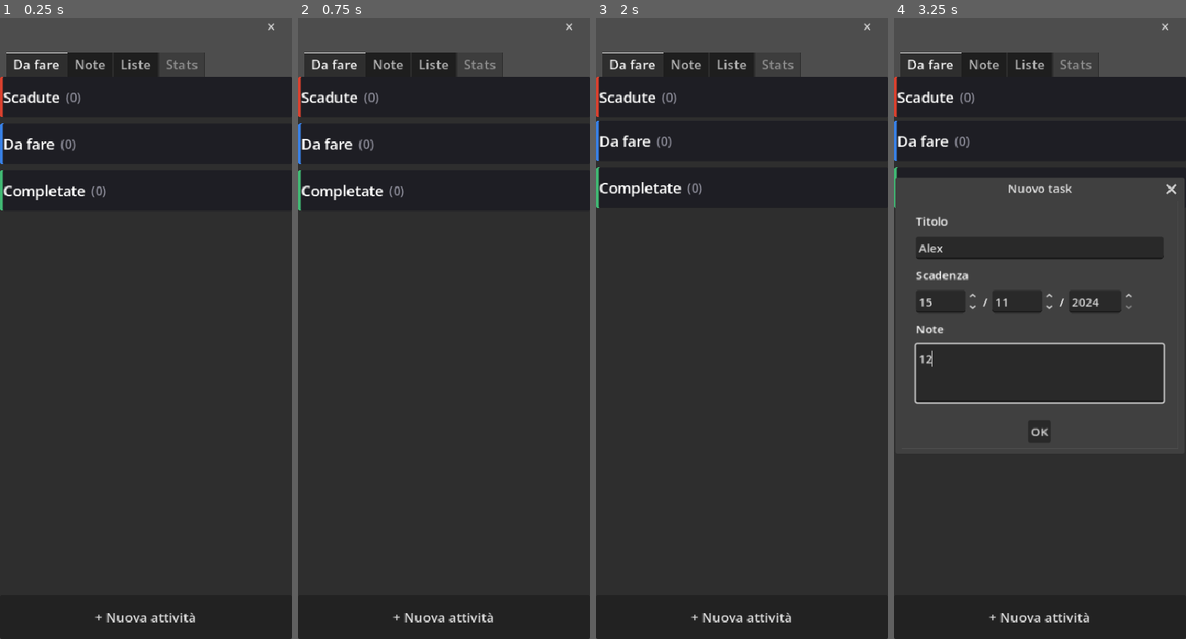
Above: before the commit, frames 1-4 (left to right).
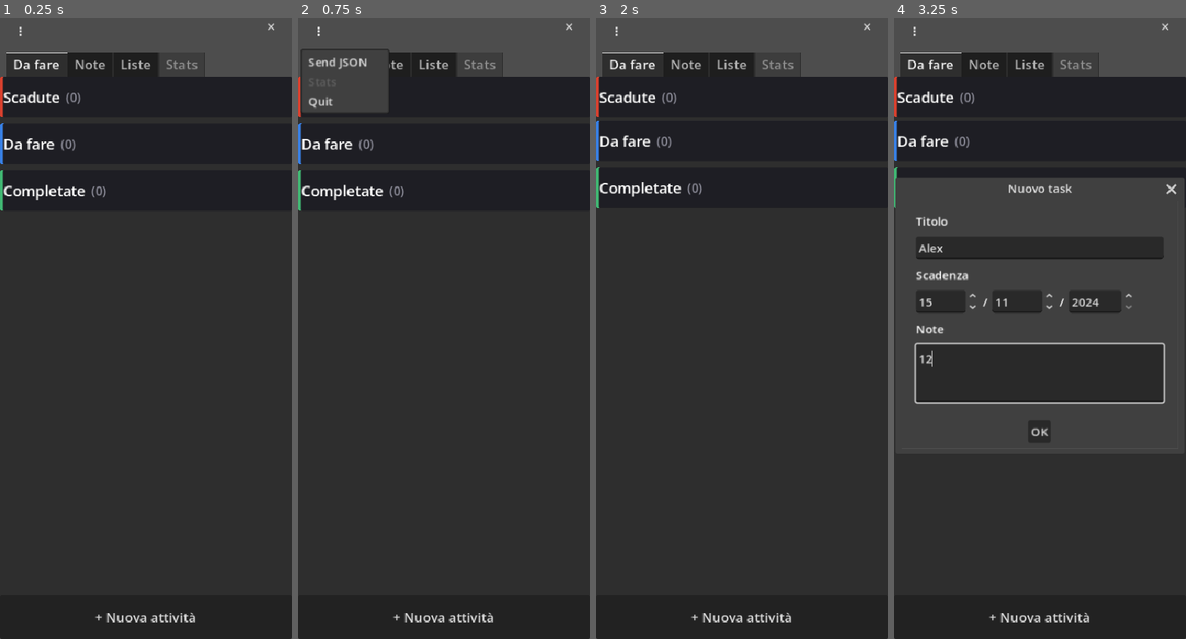
Above: after the commit, the same moments.

Repository: 1110sillabo/todo_gsd
Game: Godot game, scene res://src/ui/main_scene.tscn
Two runs of this game, one before a commit and one after it. Both use one fixed random seed, a clock stepped at 60 frames per second and the inputs below.
Inputs (mouse positions are in pixels of both pictures, inside the frame that each line leads up to):
- Up to frame 1 (0.25 s): no input
- Up to frame 2 (0.75 s): click (318, 30) at 0.5 s, where only the run after the commit has a clickable "⋮"
- Up to frame 3 (2 s): click (742, 98) at 1.27 s
- Up to frame 4 (3.25 s): click "+ Nuova attività" at 2 s; click (1040, 247) at 2.77 s; type "Alex" at 2.85 s; click (1040, 371) at 3 s; type "12" at 3.08 s

The runs differ from the first frame. In frame 1, less than 0.1% of the frame differs, in the area x 6-8%, y 1-3%; in frame 2, 2.3%, in the area x 0-32%, y 1-16%; in frame 3, less than 0.1%; in frame 4, less than 0.1%.

Commit message:
feat(05): add ⋮ menu with JSON export to Downloads
- Add MenuButton node to main_scene.tscn (top-left, before ExitButton)
- Implement _export_json(), _on_menu_id_pressed(), _unix_to_iso(), _show_dialog() in main_scene.gd
- PopupMenu: Send JSON, Stats (disabled), Quit
- Writes todo_export.json to Downloads (Android) or user_data (desktop)
- Italian-language AcceptDialog confirms save path
- Enable WRITE_EXTERNAL_STORAGE in export_presets.cfg

Diff:
--- a/src/ui/main_scene.gd
+++ b/src/ui/main_scene.gd
@@ -2,7 +2,126 @@
 
 @onready var tab_container: TabContainer = $TabContainer
 @onready var exit_button: Button = $ExitButton
+@onready var menu_button: MenuButton = $MenuButton
+
+const MENU_SEND_JSON := 0
+const MENU_STATS := 1
+const MENU_QUIT := 2
 
 func _ready() -> void:
 	tab_container.set_tab_disabled(3, true)
 	exit_button.pressed.connect(func(): get_tree().quit())
+
+	var popup: PopupMenu = menu_button.get_popup()
+	popup.clear()
+	popup.add_item("Send JSON", MENU_SEND_JSON)
+	popup.add_item("Stats", MENU_STATS)
+	popup.add_item("Quit", MENU_QUIT)
+	popup.set_item_disabled(popup.get_item_index(MENU_STATS), true)
+	popup.id_pressed.connect(_on_menu_id_pressed)
+
+
+func _on_menu_id_pressed(id: int) -> void:
+	match id:
+		MENU_SEND_JSON:
+			_export_json()
+		MENU_QUIT:
+			get_tree().quit()
+
+
+func _export_json() -> void:
+	# --- Collect tasks ---
+	var tasks_arr: Array = []
+	for filename in PersistenceManager.list_tasks():
+		var t: TaskResource = PersistenceManager.load_task(filename)
+		if t == null:
+			push_warning("_export_json: skipping corrupt task file: " + filename)
+			continue
+		tasks_arr.append({
+			"id":               t.task_id,
+			"title":            t.title,
+			"description":      t.description,
+			"created_at":       _unix_to_iso(t.created_at),
+			"deadline":         _unix_to_iso(t.deadline),
+			"completed_at":     _unix_to_iso(t.completed_at),
+			"reschedule_count": t.reschedule_count,
+			"tags":             t.tags,
+		})
+
+	# --- Collect notes ---
+	var notes_arr: Array = []
+	for filename in PersistenceManager.list_notes():
+		var n: NoteResource = PersistenceManager.load_note(filename)
+		if n == null:
+			push_warning("_export_json: skipping corrupt note file: " + filename)
+			continue
+		notes_arr.append({
+			"title":      n.title,
+			"content":    n.content,
+			"created_at": _unix_to_iso(n.created_at),
+		})
+
+	# --- Collect lists ---
+	var lists_arr: Array = []
+	for filename in PersistenceManager.list_lists():
+		var l: ListResource = PersistenceManager.load_list(filename)
+		if l == null:
+			push_warning("_export_json: skipping corrupt list file: " + filename)
+			continue
+		var items_arr: Array = []
+		for item in l.items:
+			items_arr.append({
+				"text":    item.title,
+				"checked": item.checked,
+			})
+		lists_arr.append({
+			"id":         l.list_id,
+			"title":      l.title,
+			"created_at": _unix_to_iso(l.created_at),
+			"items":      items_arr,
+		})
+
+	# --- Build payload ---
+	var payload: Dictionary = {
+		"exported_at": Time.get_datetime_string_from_unix_time(
+				int(Time.get_unix_time_from_system()), true),
+		"tasks":  tasks_arr,
+		"notes":  notes_arr,
+		"lists":  lists_arr,
+	}
+
+	# --- Determine output path ---
+	var path: String
+	var label: String
+	if OS.has_feature("android"):
+		path  = OS.get_system_dir(OS.SYSTEM_DIR_DOWNLOADS) + "/todo_export.json"
+		label = "Download/todo_export.json"
+	else:
+		path  = OS.get_user_data_dir() + "/todo_export.json"
+		label = path
+
+	# --- Write file ---
+	var file: FileAccess = FileAccess.open(path, FileAccess.WRITE)
+	if file == null:
+		_show_dialog("Errore: impossibile scrivere il file.\n" + path)
+		return
+	file.store_string(JSON.stringify(payload, "\t"))
+	file.close()
+
+	# --- Confirm ---
+	_show_dialog("Salvato in " + label)
+
+
+func _unix_to_iso(unix: int) -> Variant:
+	if unix == 0:
+		return null
+	return Time.get_datetime_string_from_unix_time(unix, true)
+
+
+func _show_dialog(msg: String) -> void:
+	var d := AcceptDialog.new()
+	d.dialog_text = msg
+	add_child(d)
+	d.popup_centered()
+	d.confirmed.connect(d.queue_free)
+	d.canceled.connect(d.queue_free)
--- a/src/ui/main_scene.tscn
+++ b/src/ui/main_scene.tscn
@@ -61,6 +61,21 @@
 horizontal_alignment = 1
 vertical_alignment = 1
 
+[node name="MenuButton" type="MenuButton" parent="."]
+layout_mode = 0
+anchor_left = 0.0
+anchor_top = 0.0
+anchor_right = 0.0
+anchor_bottom = 0.0
+offset_left = 4.0
+offset_top = 4.0
+offset_right = 52.0
+offset_bottom = 52.0
+custom_minimum_size = Vector2(48, 48)
+focus_mode = 0
+flat = true
+text = "⋮"
+
 [node name="ExitButton" type="Button" parent="."]
 layout_mode = 1
 anchor_left = 1.0
Not shown, changed: export_presets.cfg
